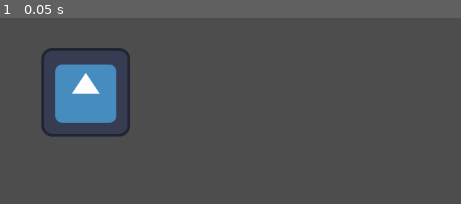
Above: before the commit, frame 1.
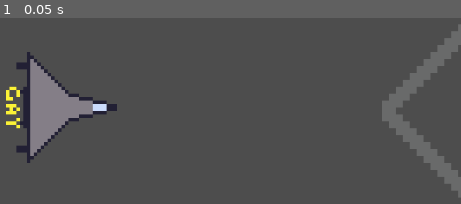
Above: after the commit, the same moment.

Repository: CapybaraIsSwagDev/EndIsNear
Game: Godot game, scene res://World.tscn
Two runs of this game, one before a commit and one after it. Both use one fixed random seed, a clock stepped at 60 frames per second and the inputs below. The engine's default icon, where the game draws it, is replaced by a stand-in: a white triangle on a blue panel in a dark square.
Inputs:
- Up to frame 1 (0.05 s): no input

The runs differ from the first frame. In frame 1, 12% of the frame differs, in the area x 1-100%, y 3-97%.

Commit message:
Ship controls

Diff:
--- a/World.tscn
+++ b/World.tscn
@@ -1,8 +1,12 @@
-[gd_scene load_steps=2 format=3 uid="uid://cpisrkjb7nq37"]
+[gd_scene load_steps=3 format=3 uid="uid://cpisrkjb7nq37"]
 
 [ext_resource type="PackedScene" uid="uid://bidqxq3mf08qh" path="res://player.tscn" id="1_q84tc"]
+[ext_resource type="PackedScene" uid="uid://c6kqp74d81uq6" path="res://ship.tscn" id="2_a2ws2"]
 
 [node name="Node2D" type="Node2D"]
 
 [node name="CharacterBody2D" parent="." instance=ExtResource("1_q84tc")]
-position = Vector2(611, 302)
+position = Vector2(110, 310)
+
+[node name="Node2D" parent="." instance=ExtResource("2_a2ws2")]
+position = Vector2(892, 310)
--- a/player.tscn
+++ b/player.tscn
@@ -1,6 +1,6 @@
 [gd_scene load_steps=4 format=3 uid="uid://bidqxq3mf08qh"]
 
-[ext_resource type="Texture2D" uid="uid://cccpwyxwygg8h" path="res://icon.svg" id="1_b702h"]
+[ext_resource type="Texture2D" uid="uid://c5ouuimjteonh" path="res://assets/PlayerShip.png" id="1_0yk3g"]
 
 [sub_resource type="GDScript" id="GDScript_couuu"]
 resource_name = "PlayerMovemnt"
@@ -19,13 +19,20 @@
 	move_and_slide()
 "
 
-[sub_resource type="CircleShape2D" id="CircleShape2D_om38a"]
+[sub_resource type="RectangleShape2D" id="RectangleShape2D_hoe66"]
+size = Vector2(26, 30)
 
-[node name="CharacterBody2D" type="CharacterBody2D"]
+[node name="Body" type="CharacterBody2D"]
 script = SubResource("GDScript_couuu")
 
-[node name="CollisionShape2D" type="CollisionShape2D" parent="."]
-shape = SubResource("CircleShape2D_om38a")
+[node name="Collision" type="CollisionShape2D" parent="."]
+position = Vector2(15, 0)
+scale = Vector2(5, 5)
+shape = SubResource("RectangleShape2D_hoe66")
 
-[node name="Sprite2D" type="Sprite2D" parent="."]
-texture = ExtResource("1_b702h")
+[node name="Sprite" type="Sprite2D" parent="."]
+rotation = 1.5708
+scale = Vector2(5, 5)
+texture = ExtResource("1_0yk3g")
+
+[node name="Camera2D" type="Camera2D" parent="."]
--- a/project.godot
+++ b/project.godot
@@ -37,3 +37,7 @@
 "events": [Object(InputEventKey,"resource_local_to_scene":false,"resource_name":"","device":-1,"window_id":0,"alt_pressed":false,"shift_pressed":false,"ctrl_pressed":false,"meta_pressed":false,"pressed":false,"keycode":0,"physical_keycode":68,"key_label":0,"unicode":100,"echo":false,"script":null)
 ]
 }
+
+[rendering]
+
+textures/canvas_textures/default_texture_filter=0
--- /dev/null
+++ b/ship.tscn
@@ -0,0 +1,10 @@
+[gd_scene load_steps=2 format=3 uid="uid://c6kqp74d81uq6"]
+
+[ext_resource type="Texture2D" uid="uid://dv2a8t58kiyfi" path="res://assets/mainShip.png" id="1_vbjgt"]
+
+[node name="Node2D" type="Node2D"]
+position = Vector2(557, 295)
+
+[node name="Sprite2D" type="Sprite2D" parent="."]
+scale = Vector2(10, 10)
+texture = ExtResource("1_vbjgt")
Binary file added: assets/PlayerShip.aseprite
Binary file added: assets/PlayerShip.png
Not shown, added: assets/PlayerShip.png.import
Binary file added: assets/mainShip.aseprite
Binary file added: assets/mainShip.png
Not shown, added: assets/mainShip.png.import
